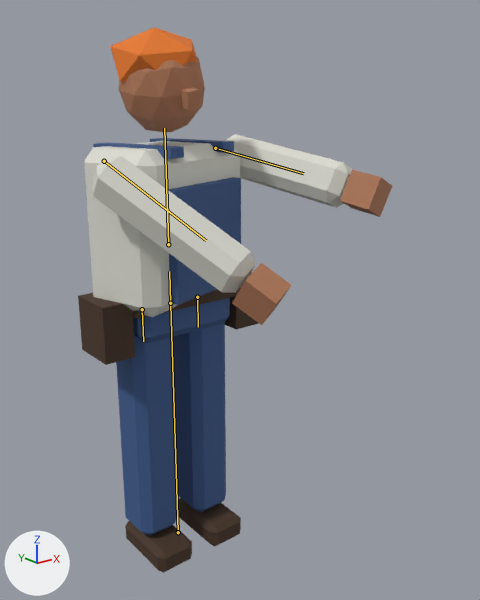
The glTF model public/assets/vex.glb, before and after one commit.
The view is the same before and after, from a 50 mm lens placed at (-1.146, -1.804, 1.577), pointed at (0.116, -0.227, 0.946). Every picture has the same lights, and +X, +Y and +Z are marked at lower left. The picture after the commit comes second. Both versions are drawn at frame 0 of the action 'AimRocket'; the numbers are the values there. The bones that change, and the others that lie on the model, are drawn over the model as lines.

In view in the first picture: 'vex_arm.L', 'vex_arm.R', 'vex_bib', 'vex_hair', 'vex_hand.L', 'vex_hand.R', 'vex_head', 'vex_leg.L', 'vex_leg.R', 'vex_pelvis', 'vex_pouch-1', 'vex_shoe.R', 'vex_torso' and 6 more.
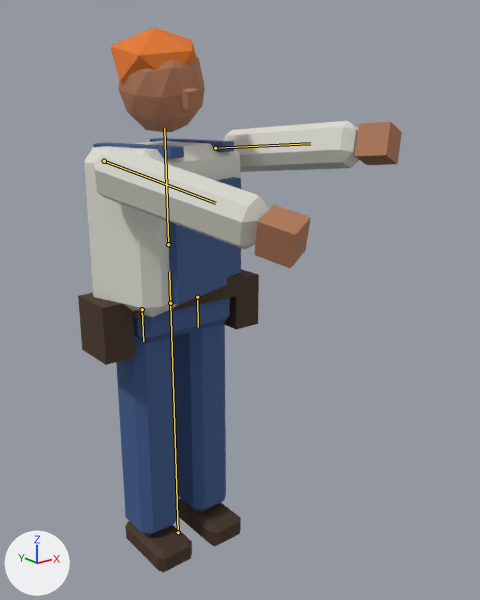
What the commit changed:
Bone 'arm.L' (bone_arm_l) turns from (-80, 0, 22) to (-95, 0, 22) degrees about its own x, y and z.
Bone 'arm.R' (bone_arm_r) turns from (-55, 0, -18) to (-75, 0, -18) degrees about its own x, y and z.

Pixel boxes (x1, y1, x2, y2) of what changed, in the pictures (480 x 600 px):
'vex_arm.R', posed (7% wider, 24% shorter)
    before: (91, 156, 255, 293)
    after: (93, 146, 269, 250)
'vex_arm.L', posed (7% wider, 31% shorter)
    before: (225, 134, 352, 208)
    after: (223, 121, 359, 172)
'vex_hand.R', posed
    before: (232, 263, 291, 325)
    after: (254, 205, 311, 269)
'vex_hand.L', posed (9% narrower, 8% shorter)
    before: (340, 170, 392, 217)
    after: (355, 122, 402, 165)
'vex_pouch+1', unchanged, uncovered by the edit
    before: (225, 272, 258, 330)
    after: (225, 269, 259, 330)
bone 'arm.L', root to tip
    before: (215, 148) to (303, 173)
    after: (215, 148) to (310, 143)
bone 'arm.R', root to tip
    before: (104, 161) to (206, 240)
    after: (104, 161) to (215, 203)
